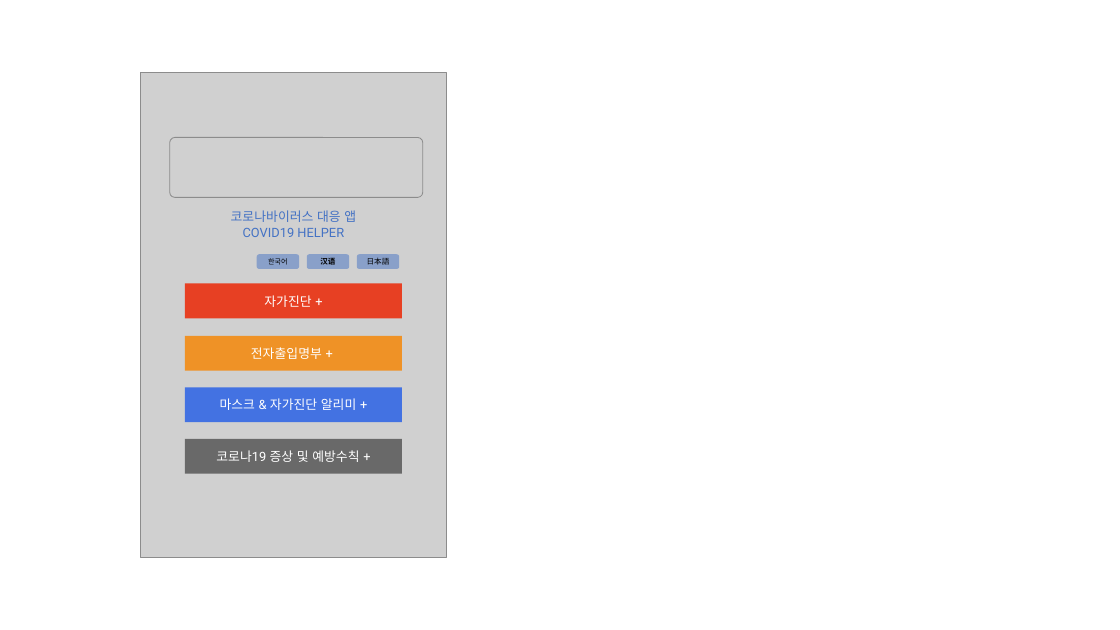
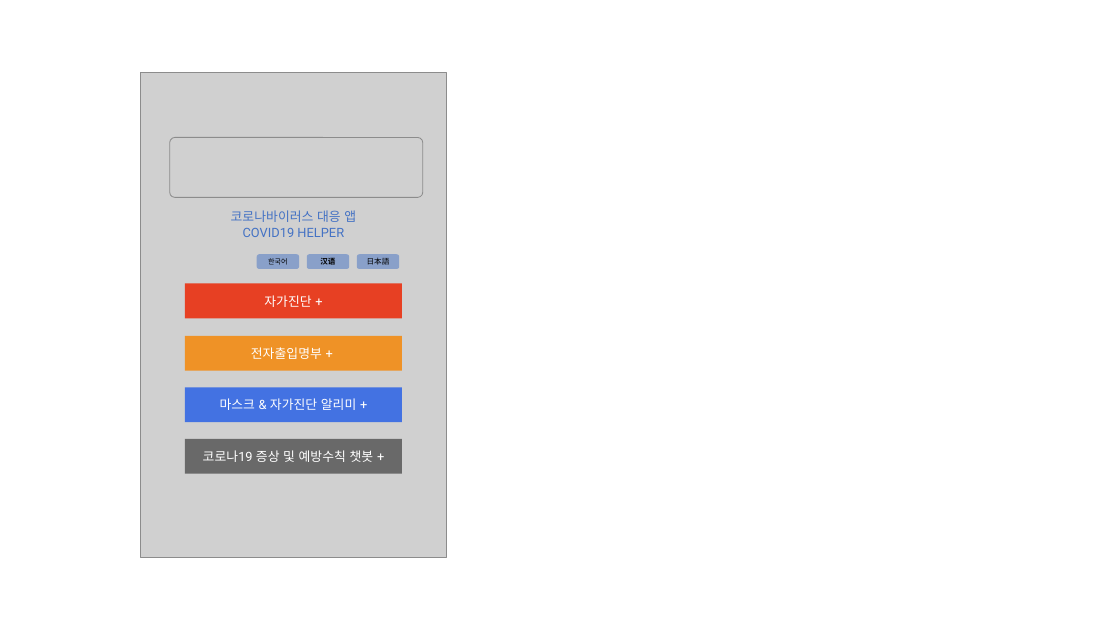
Before and after one commit to Shinipsae/COVID19HELPER, a slide deck: slide 5 of 화면디자인.pptx. Drawn at 1120x630 pixels with LibreOffice and Linux fonts; fonts in the diff are those of the drawing; grey boxes stand for pictures. Boxes give left, top, right and bottom in pixels: in the first picture for what was removed or moved away, otherwise in the second. Text is boxed around its words. In the diff, an @@ line names an element or a change of style, - is before the commit and + after.

```diff
--- a/화면디자인.pptx
+++ b/화면디자인.pptx
@@ text in rectangle at bbox=[203, 450, 374, 462]: text changed @@
-코로나19 증상 및 예방수칙 +
+코로나19 증상 및 예방수칙 챗봇 +
```
Also in this commit, not shown: 21 other files.
